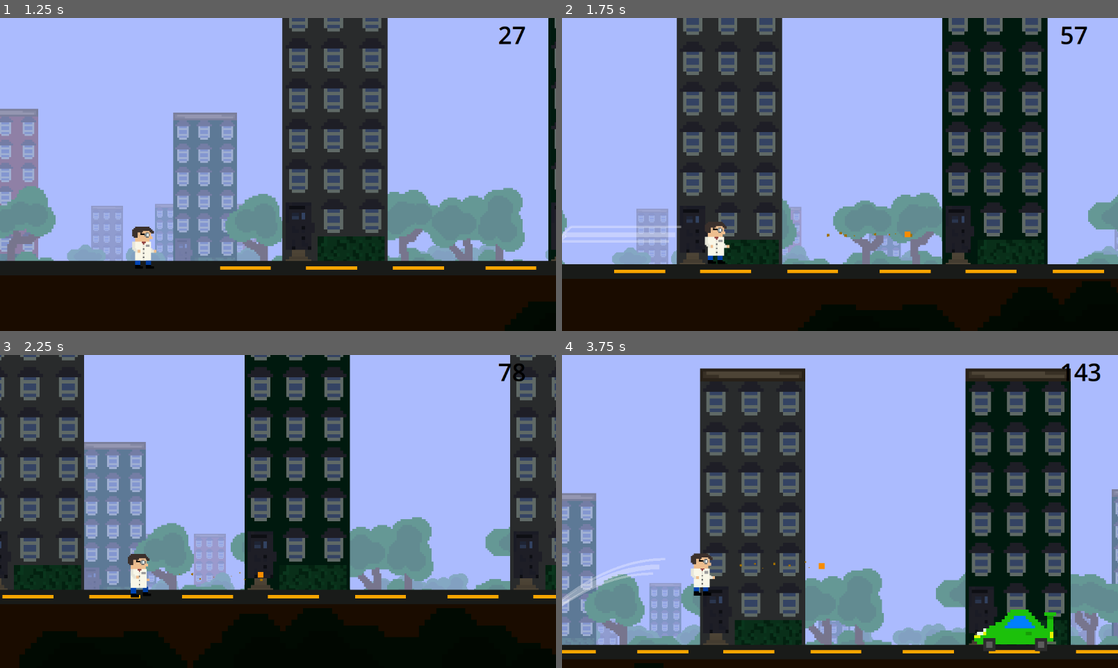
Above: before the commit, frames 1-4 (two rows, left to right).
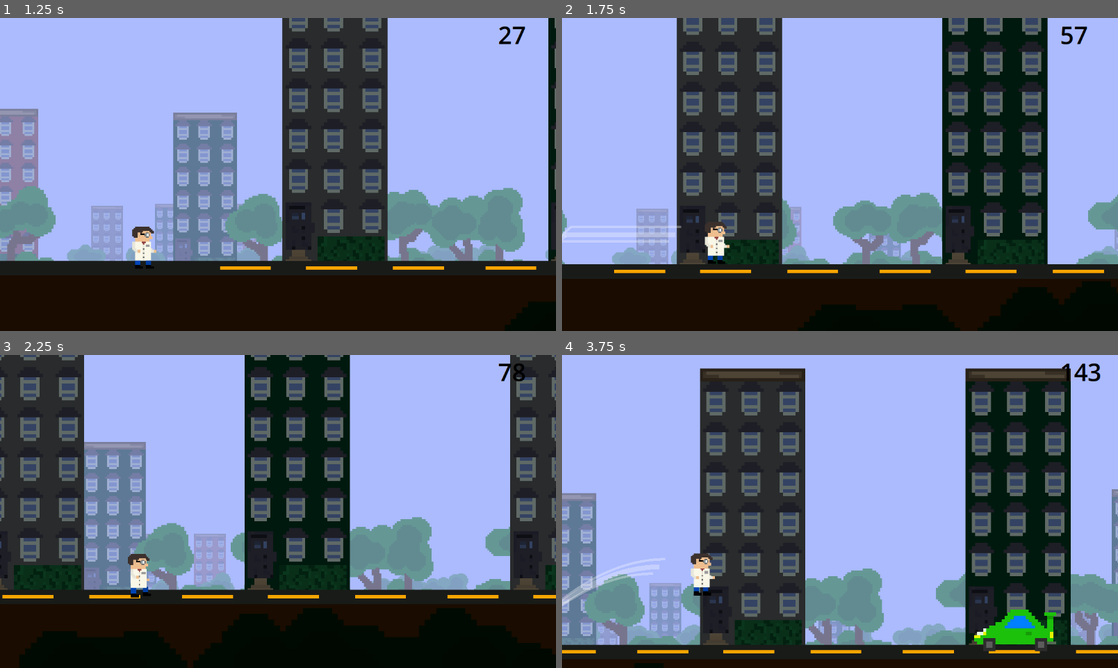
Above: after the commit, the same moments.

Repository: kir-55/Unstable
Game: Godot game, scene res://Scenes/main.tscn
The game is run twice, just before and just after one commit, with the same random seed, the same clock (stepped at 60 frames per second) and the same inputs.
Inputs (mouse positions are in pixels of both pictures, inside the frame that each line leads up to):
- Up to frame 1 (1.25 s): click "Play" at 0.5 s
- Up to frame 2 (1.75 s): move the mouse to (962, 158) at 1.27 s; hold Space (up) from 1.28 s (still down); tap Shift (dash) at 1.35 s; click (962, 158) at 1.42 s
- Up to frame 3 (2.25 s): release Space (up) at 2 s; drag from (166, 527) to (511, 561) at 2.02 s
- Up to frame 4 (3.75 s): move the mouse to (895, 442) at 2.77 s; tap S (bottom) at 2.85 s; tap Space (up) at 3.05 s; drag from (812, 574) to (673, 464) at 3.52 s

Frame 1 is identical in both runs. In frame 2, less than 0.1% of the frame differs, in the area x 47-63%, y 68-71%; in frame 3, less than 0.1%; in frame 4, less than 0.1%.

Commit message:
Fixed 2 bugs

Diff:
--- a/Scenes/Decorations/drone.tscn
+++ b/Scenes/Decorations/drone.tscn
@@ -15,6 +15,8 @@
 scale = Vector2(6, 6)
 texture = ExtResource("1_22p13")
 script = ExtResource("2_q6afg")
+min_height = 90.0
+speed = 0.04
 
 [node name="HealthSystem" type="Node" parent="." node_paths=PackedStringArray("explosion_point")]
 script = ExtResource("2_mexp6")
--- a/Scenes/Decorations/ufo.tscn
+++ b/Scenes/Decorations/ufo.tscn
@@ -13,6 +13,7 @@
 scale = Vector2(6, 6)
 texture = ExtResource("1_fv7tu")
 script = ExtResource("2_3idb6")
+min_height = 100.0
 speed = 0.1
 
 [node name="Area2D" type="Area2D" parent="."]
--- a/Scenes/player.tscn
+++ b/Scenes/player.tscn
@@ -30,18 +30,21 @@
 
 @export var description: String              # Reference to the timer for cooldown
 
+var has_bag_of_tools: bool = false
 var can_shoot: bool = true
 
 @export var microbot: PackedScene
 
 func _ready():
+	if GlobalVariables.player_amulets.has(0):
+		has_bag_of_tools = true
 	if microbot_timer and GlobalVariables.player_amulets.has(9):
 		microbot_timer.start()
 
 
 func _unhandled_input(event):
 	# Check if the player wants to shoot
-	if GlobalVariables.game_is_on and Input.is_action_just_pressed(\"fire\") and can_shoot:
+	if GlobalVariables.game_is_on and has_bag_of_tools and Input.is_action_just_pressed(\"fire\") and can_shoot:
 		fire_weapon()
 
 func fire_weapon() -> void:
--- a/Scripts/Player.gd
+++ b/Scripts/Player.gd
@@ -52,9 +52,6 @@
 func _ready():
 	amulet_system.amulets_available = GlobalVariables.player_amulets
 	amulet_system.amulets_panel = amulets_panel
-
-	if !amulet_system.amulets_available.has(0):
-		weapon.set_process(false)
 
 	for i in range(amulet_system.amulets_available.count(2)):
 		DASH_DURATION += amulet_system.dash_duration_increase
@@ -125,7 +122,8 @@
 		if (is_on_floor() or (doble_jump_active and !doble_jump_used)) and Input.is_action_just_pressed("up"):
 			trail.remove_points()
 			is_jumping = true
-			is_dashing = false
+			if is_dashing:
+				end_dash()
 
 			velocity.y = JUMP_VELOCITY
 
